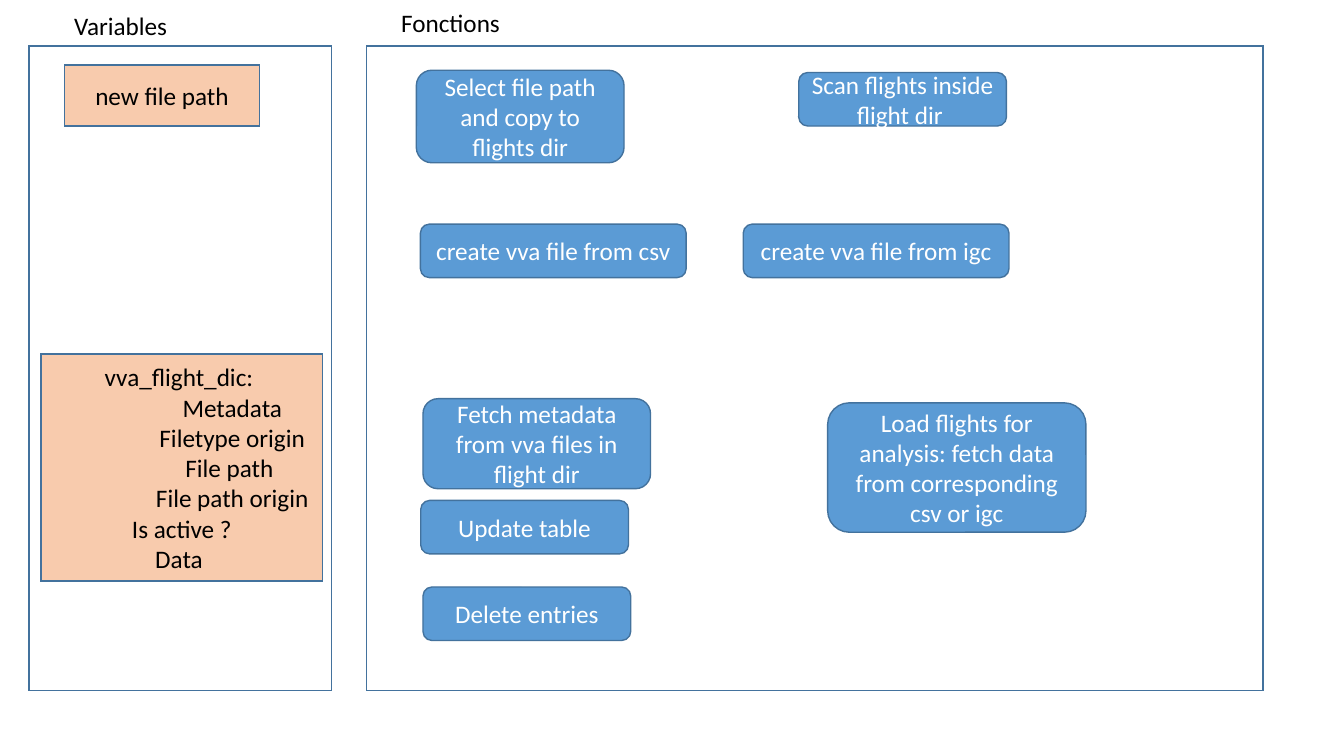
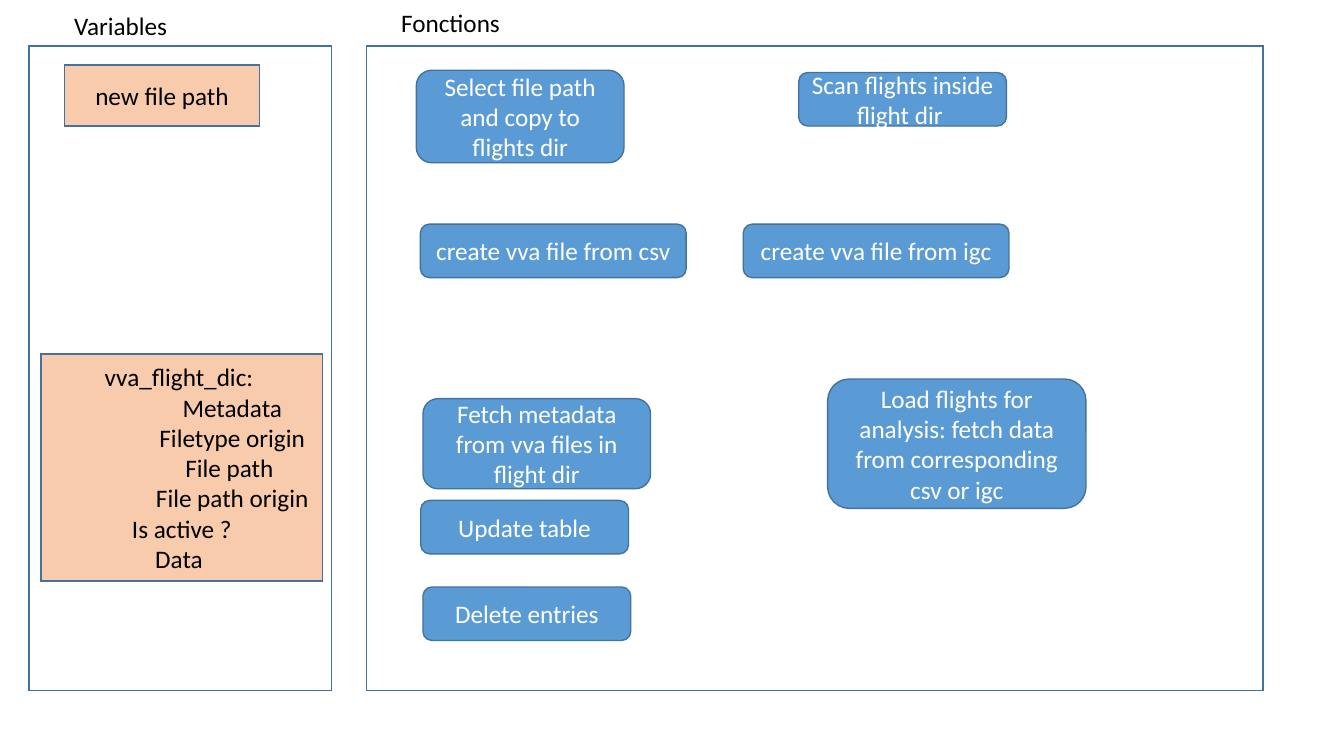
Before and after one commit to TheGoodWeather/Vector-Vario-Analyzer, a slide deck: slide 1 of ressources/code.pptx. Drawn at 1344x756 pixels with LibreOffice and Linux fonts; fonts in the diff are those of the drawing. Boxes give left, top, right and bottom in pixels: in the first picture for what was removed or moved away, otherwise in the second. Text is boxed around its words. In the diff, an @@ line names an element or a change of style, - is before the commit and + after.

```diff
--- a/ressources/code.pptx
+++ b/ressources/code.pptx
@@ rounded rectangle "Load flights for analysis: fetch ...": place and size @@
-rounded rectangle "Load flights for analysis: fetch ..." at [828,403,1086,532]
+rounded rectangle "Load flights for analysis: fetch ..." at [828,379,1086,508]
```
Also in this commit, not shown: 1 other file.
